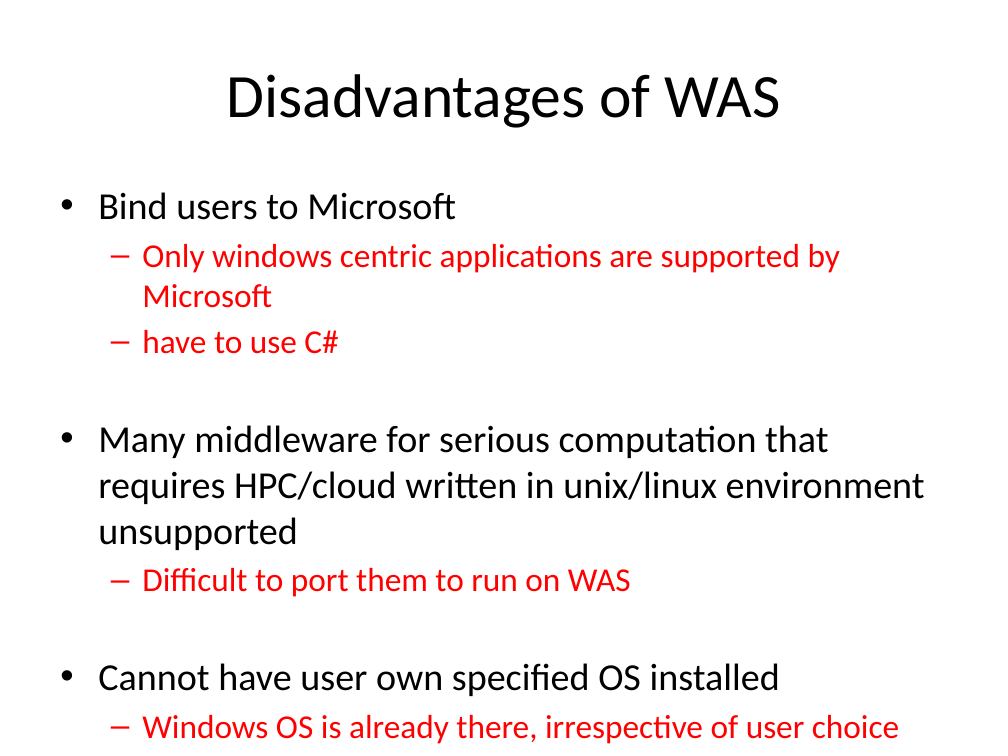
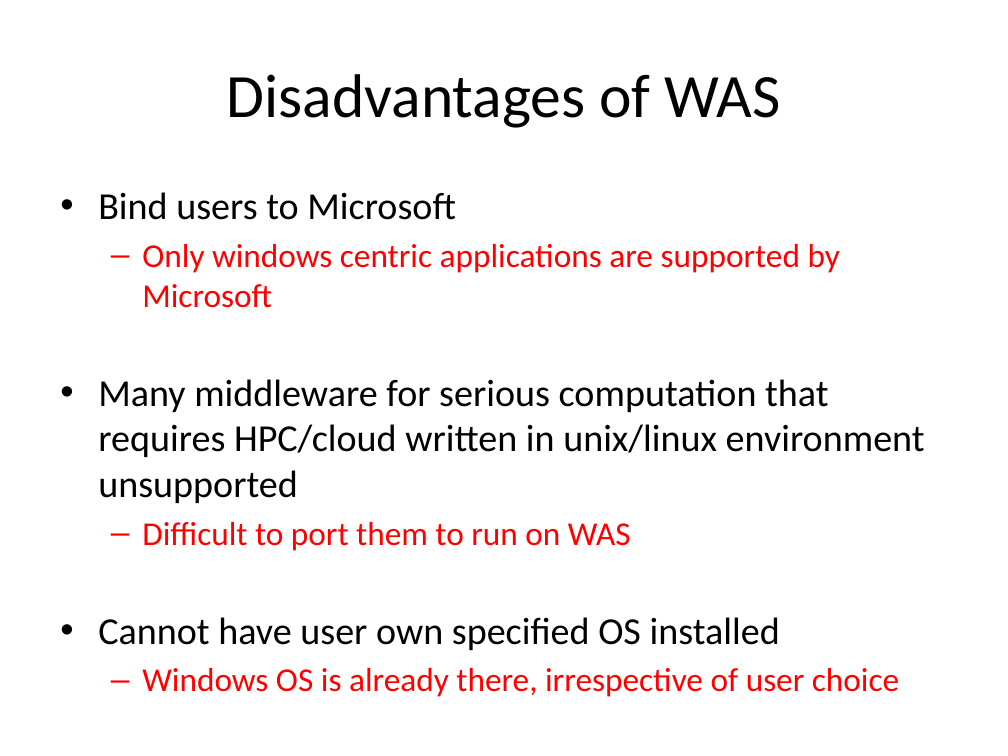
Before and after one commit to pnquanganh/distributed-storage-system, a slide deck: slide 4 of Paper Presentation/Presentation_part3.pptx. Drawn at 1008x756 pixels with LibreOffice and Linux fonts; fonts in the diff are those of the drawing. Boxes give left, top, right and bottom in pixels: in the first picture for what was removed or moved away, otherwise in the second. Text is boxed around its words. In the diff, an @@ line names an element or a change of style, - is before the commit and + after.

```diff
--- a/Paper Presentation/Presentation_part3.pptx
+++ b/Paper Presentation/Presentation_part3.pptx
@@ text at bbox=[142, 330, 338, 354]: paragraph removed @@
-  – have to use C#
```
Also in this commit, not shown: 1 other slide changed.
